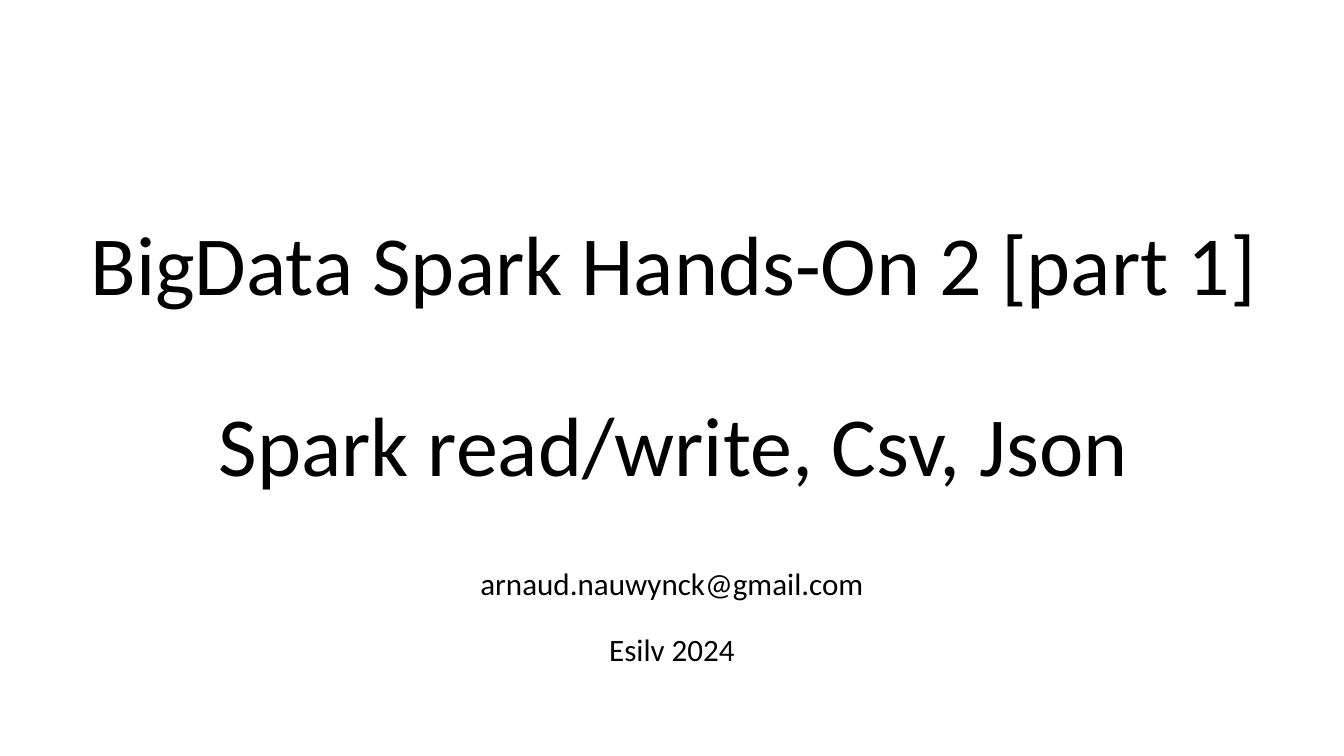
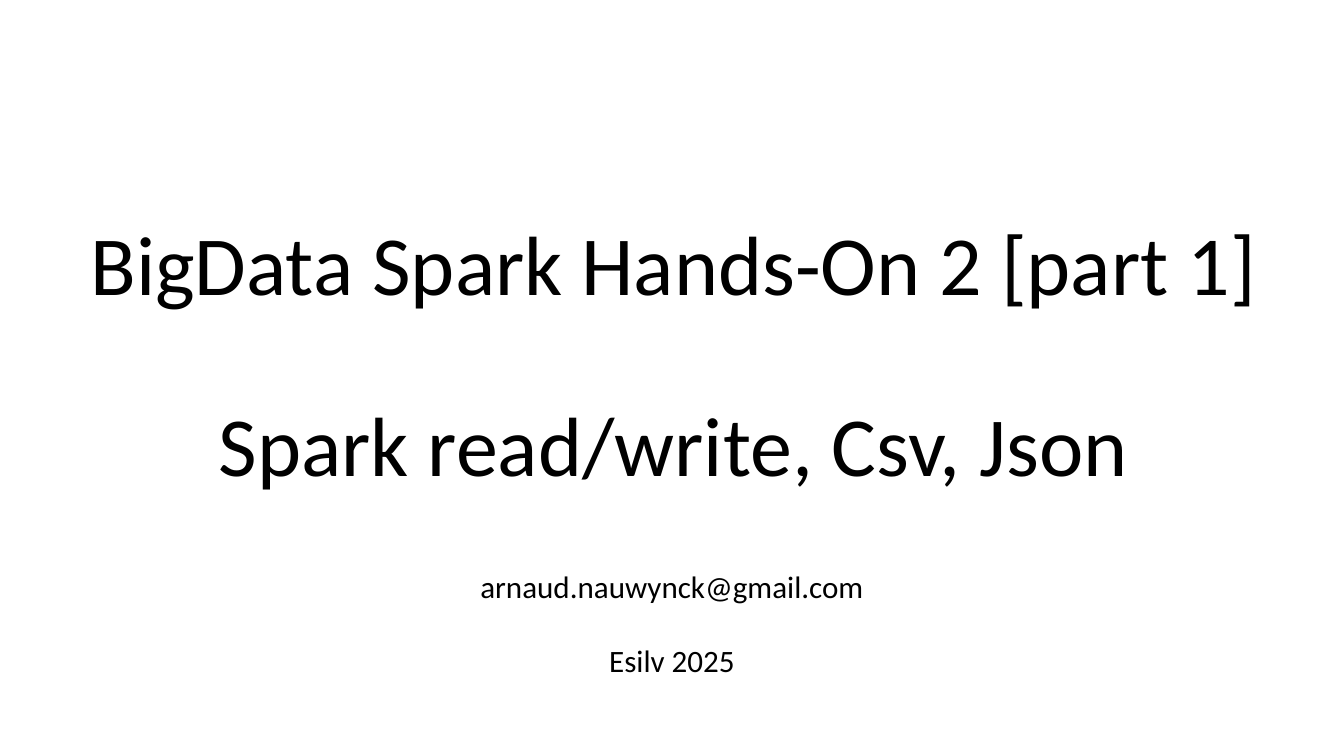
Before and after one commit to Arnaud-Nauwynck/presentations, a slide deck: slide 1 of pres-bigdata/Hands-On/TD2-part1-spark-read-write.pptx. Drawn at 1344x756 pixels with LibreOffice and Linux fonts; fonts in the diff are those of the drawing. Boxes give left, top, right and bottom in pixels: in the first picture for what was removed or moved away, otherwise in the second. Text is boxed around its words. In the diff, an @@ line names an element or a change of style, - is before the commit and + after.

```diff
--- a/pres-bigdata/Hands-On/TD2-part1-spark-read-write.pptx
+++ b/pres-bigdata/Hands-On/TD2-part1-spark-read-write.pptx
@@ subtitle at bbox=[480, 576, 863, 604]: line spacing 0.7 to 0.8 @@
@@ subtitle at bbox=[609, 650, 735, 673]: text changed @@
-Esilv 2024
+Esilv 2025
```
Also in this commit, not shown: 13 other slides changed, 16 slides added, 1 slide removed, 23 other files.
